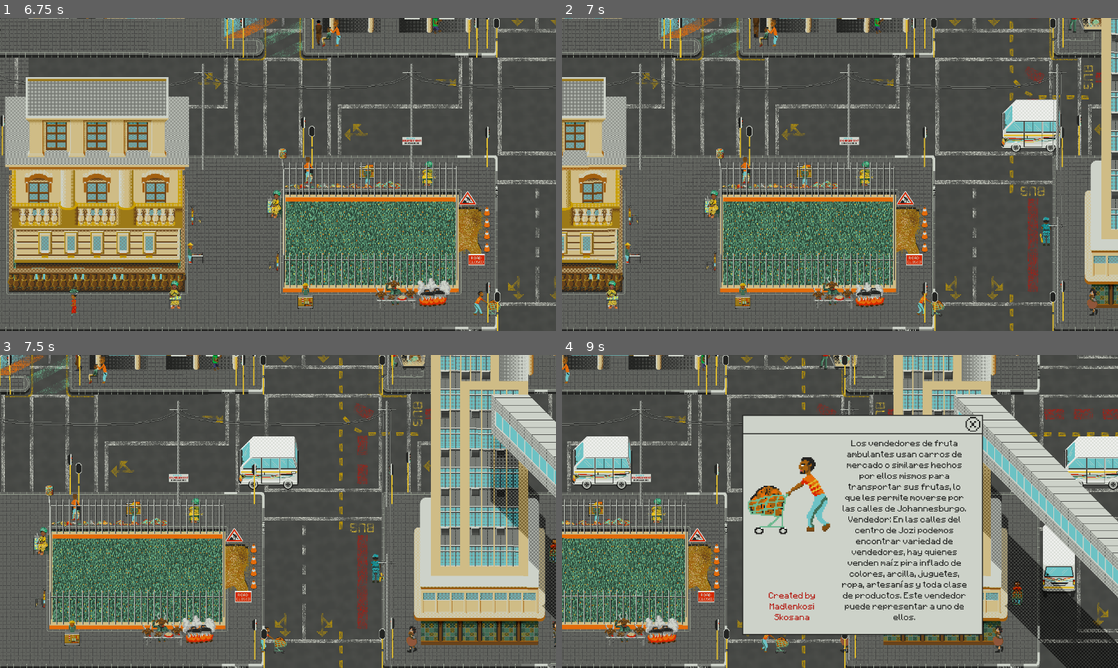
Above: before the commit, frames 1-4 (two rows, left to right).
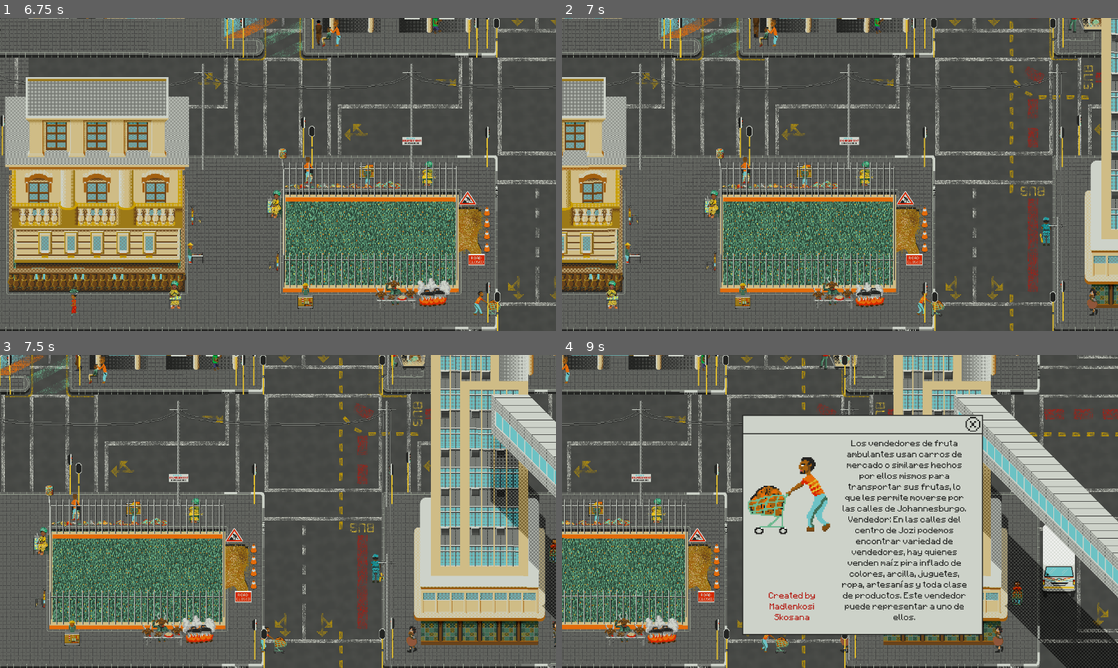
Above: after the commit, the same moments.

Repository: mapedorr/johanessburg_streets
Game: Godot game, scene res://src/Main.tscn
Same seed, same stepped clock (60 frames per second), same inputs: the game is played once before the commit and once after it.
Inputs (mouse positions are in pixels of both pictures, inside the frame that each line leads up to):
- Up to frame 1 (6.75 s): drag from (294, 246) to (278, 174) at 0.52 s; drag from (5, 309) to (261, 102) at 1.27 s; move the mouse to (405, 302) at 2.02 s; hold Up (quentincaffeino_console_history_up) 2.03-2.75 s; click (405, 302) at 2.17 s; drag from (555, 140) to (444, 252) at 2.77 s; drag from (522, 293) to (511, 168) at 3.52 s; drag from (405, 252) to (505, 168) at 4.27 s; move the mouse to (539, 33) at 5.02 s; hold Down (quentincaffeino_console_history_down) 5.03-5.75 s; click (539, 33) at 5.17 s; drag from (517, 168) to (372, 296) at 5.77 s; drag from (544, 299) to (355, 168) at 6.52 s
- Up to frame 2 (7 s): no input
- Up to frame 3 (7.5 s): drag from (517, 358) to (194, 370) at 7.27 s
- Up to frame 4 (9 s): move the mouse to (1017, 564) at 8.02 s; hold Down (quentincaffeino_console_history_down) 8.03-8.75 s; click (1017, 564) at 8.17 s; drag from (840, 555) to (567, 470) at 8.77 s

Frame 1 is identical in both runs. In frame 2, 1.5% of the frame differs, in the area x 79-90%, y 26-43%; in frame 3, 1.6%; in frame 4, 2.9%, in the area x 1-100%, y 26-44%.

Commit message:
Agregados comentarios para que Ana entienda el código
Se disminuyen la cantidad de taxis a 10.

Diff:
--- a/project.godot
+++ b/project.godot
@@ -80,22 +80,22 @@
 
 quentincaffeino_console_toggle={
 "deadzone": 0.5,
-"events": [ Object(InputEventKey,"resource_local_to_scene":false,"resource_name":"","device":0,"alt":true,"shift":false,"control":false,"meta":false,"command":false,"pressed":false,"scancode":67,"unicode":0,"echo":false,"script":null)
+"events": [ Object(InputEventKey,"resource_local_to_scene":false,"resource_name":"","device":0,"alt":true,"shift":false,"control":false,"meta":false,"command":false,"pressed":false,"scancode":67,"physical_scancode":0,"unicode":0,"echo":false,"script":null)
  ]
 }
 quentincaffeino_console_autocomplete={
 "deadzone": 0.5,
-"events": [ Object(InputEventKey,"resource_local_to_scene":false,"resource_name":"","device":0,"alt":false,"shift":false,"control":false,"meta":false,"command":false,"pressed":false,"scancode":16777218,"unicode":0,"echo":false,"script":null)
+"events": [ Object(InputEventKey,"resource_local_to_scene":false,"resource_name":"","device":0,"alt":false,"shift":false,"control":false,"meta":false,"command":false,"pressed":false,"scancode":16777218,"physical_scancode":0,"unicode":0,"echo":false,"script":null)
  ]
 }
 quentincaffeino_console_history_up={
 "deadzone": 0.5,
-"events": [ Object(InputEventKey,"resource_local_to_scene":false,"resource_name":"","device":0,"alt":false,"shift":false,"control":false,"meta":false,"command":false,"pressed":false,"scancode":16777232,"unicode":0,"echo":false,"script":null)
+"events": [ Object(InputEventKey,"resource_local_to_scene":false,"resource_name":"","device":0,"alt":false,"shift":false,"control":false,"meta":false,"command":false,"pressed":false,"scancode":16777232,"physical_scancode":0,"unicode":0,"echo":false,"script":null)
  ]
 }
 quentincaffeino_console_history_down={
 "deadzone": 0.5,
-"events": [ Object(InputEventKey,"resource_local_to_scene":false,"resource_name":"","device":0,"alt":false,"shift":false,"control":false,"meta":false,"command":false,"pressed":false,"scancode":16777234,"unicode":0,"echo":false,"script":null)
+"events": [ Object(InputEventKey,"resource_local_to_scene":false,"resource_name":"","device":0,"alt":false,"shift":false,"control":false,"meta":false,"command":false,"pressed":false,"scancode":16777234,"physical_scancode":0,"unicode":0,"echo":false,"script":null)
  ]
 }
 
--- a/src/Characters/Pedestrian4/Pedestrian4.tscn
+++ b/src/Characters/Pedestrian4/Pedestrian4.tscn
@@ -6,6 +6,38 @@
 [sub_resource type="AtlasTexture" id=1]
 atlas = ExtResource( 2 )
 region = Rect2( 130, 350, 26, 70 )
+
+[sub_resource type="AtlasTexture" id=19]
+atlas = ExtResource( 2 )
+region = Rect2( 0, 210, 26, 70 )
+
+[sub_resource type="AtlasTexture" id=20]
+atlas = ExtResource( 2 )
+region = Rect2( 26, 210, 26, 70 )
+
+[sub_resource type="AtlasTexture" id=21]
+atlas = ExtResource( 2 )
+region = Rect2( 52, 210, 26, 70 )
+
+[sub_resource type="AtlasTexture" id=22]
+atlas = ExtResource( 2 )
+region = Rect2( 78, 210, 26, 70 )
+
+[sub_resource type="AtlasTexture" id=23]
+atlas = ExtResource( 2 )
+region = Rect2( 104, 210, 26, 70 )
+
+[sub_resource type="AtlasTexture" id=24]
+atlas = ExtResource( 2 )
+region = Rect2( 130, 210, 26, 70 )
+
+[sub_resource type="AtlasTexture" id=25]
+atlas = ExtResource( 2 )
+region = Rect2( 0, 280, 26, 70 )
+
+[sub_resource type="AtlasTexture" id=26]
+atlas = ExtResource( 2 )
+region = Rect2( 26, 280, 26, 70 )
 
 [sub_resource type="AtlasTexture" id=2]
 atlas = ExtResource( 2 )
@@ -43,6 +75,10 @@
 atlas = ExtResource( 2 )
 region = Rect2( 52, 70, 26, 70 )
 
+[sub_resource type="AtlasTexture" id=27]
+atlas = ExtResource( 2 )
+region = Rect2( 52, 280, 26, 70 )
+
 [sub_resource type="AtlasTexture" id=11]
 atlas = ExtResource( 2 )
 region = Rect2( 78, 280, 26, 70 )
@@ -75,47 +111,16 @@
 atlas = ExtResource( 2 )
 region = Rect2( 104, 350, 26, 70 )
 
-[sub_resource type="AtlasTexture" id=19]
-atlas = ExtResource( 2 )
-region = Rect2( 0, 210, 26, 70 )
-
-[sub_resource type="AtlasTexture" id=20]
-atlas = ExtResource( 2 )
-region = Rect2( 26, 210, 26, 70 )
-
-[sub_resource type="AtlasTexture" id=21]
-atlas = ExtResource( 2 )
-region = Rect2( 52, 210, 26, 70 )
-
-[sub_resource type="AtlasTexture" id=22]
-atlas = ExtResource( 2 )
-region = Rect2( 78, 210, 26, 70 )
-
-[sub_resource type="AtlasTexture" id=23]
-atlas = ExtResource( 2 )
-region = Rect2( 104, 210, 26, 70 )
-
-[sub_resource type="AtlasTexture" id=24]
-atlas = ExtResource( 2 )
-region = Rect2( 130, 210, 26, 70 )
-
-[sub_resource type="AtlasTexture" id=25]
-atlas = ExtResource( 2 )
-region = Rect2( 0, 280, 26, 70 )
-
-[sub_resource type="AtlasTexture" id=26]
-atlas = ExtResource( 2 )
-region = Rect2( 26, 280, 26, 70 )
-
-[sub_resource type="AtlasTexture" id=27]
-atlas = ExtResource( 2 )
-region = Rect2( 52, 280, 26, 70 )
-
 [sub_resource type="SpriteFrames" id=28]
 animations = [ {
 "frames": [ SubResource( 1 ) ],
 "loop": false,
 "name": "idle",
+"speed": 5.0
+}, {
+"frames": [ SubResource( 19 ), SubResource( 20 ), SubResource( 21 ), SubResource( 22 ), SubResource( 23 ), SubResource( 24 ), SubResource( 25 ), SubResource( 26 ) ],
+"loop": true,
+"name": "move_up",
 "speed": 5.0
 }, {
 "frames": [ SubResource( 2 ), SubResource( 3 ), SubResource( 4 ), SubResource( 5 ), SubResource( 6 ), SubResource( 7 ), SubResource( 8 ), SubResource( 9 ) ],
@@ -128,19 +133,14 @@
 "name": "idle_down",
 "speed": 5.0
 }, {
+"frames": [ SubResource( 27 ) ],
+"loop": false,
+"name": "idle_up",
+"speed": 5.0
+}, {
 "frames": [ SubResource( 11 ), SubResource( 12 ), SubResource( 13 ), SubResource( 14 ), SubResource( 15 ), SubResource( 16 ), SubResource( 17 ), SubResource( 18 ) ],
 "loop": true,
 "name": "move",
-"speed": 5.0
-}, {
-"frames": [ SubResource( 19 ), SubResource( 20 ), SubResource( 21 ), SubResource( 22 ), SubResource( 23 ), SubResource( 24 ), SubResource( 25 ), SubResource( 26 ) ],
-"loop": true,
-"name": "move_up",
-"speed": 5.0
-}, {
-"frames": [ SubResource( 27 ) ],
-"loop": false,
-"name": "idle_up",
 "speed": 5.0
 } ]
 
@@ -148,9 +148,7 @@
 radius = 11.4069
 height = 42.0588
 
-[node name="Pedestrian4" groups=[
-"Pedestrians",
-] instance=ExtResource( 1 )]
+[node name="Pedestrian4" groups=["Pedestrians"] instance=ExtResource( 1 )]
 input_pickable = true
 speed = 40.0
 character_name = "Pedestrian"
@@ -163,6 +161,3 @@
 [node name="CollisionShape2D" parent="." index="2"]
 position = Vector2( 0, -32 )
 shape = SubResource( 29 )
-
-[node name="PopupAnimatedSprite" parent="." index="3"]
-visible = false
--- a/src/Johannesburg/Johannesburg.gd
+++ b/src/Johannesburg/Johannesburg.gd
@@ -1,6 +1,8 @@
 extends Node2D
 #warning-ignore-all:return_value_discarded
 
+# Guardar las referencias a los nodos de la escena para usarlos en los cálculos
+# de la lógica del juego.
 onready var _pedestrians_routes: Node2D = find_node('PedestriansRoutes')
 onready var _taxis_routes: Node2D = find_node('TaxisRoutes')
 onready var _characters_group: YSort = find_node('Characters')
@@ -8,6 +10,7 @@
 onready var _traffic_lights_timer: Timer = find_node('TrafficLightsTimer')
 onready var _traffic_lights: YSort = find_node('TrafficLights')
 
+# La referencia a los taxis que se pueden poner a andar por la ciudad.
 var _taxis := [
 	preload('res://src/Characters/Taxi/TaxiWhite.tscn'),
 	preload('res://src/Characters/Taxi/Taxi.tscn'),
@@ -16,30 +19,42 @@
 ]
 # Mapa de rutas y sus puntos
 var _routes_points := {}
+# Mapa de uniones de las cuadras
 var _routes_join := {}
+# Se usará para saber si en un punto de semáforo ya hay otro personaje esperando
 var _characters_in_point := {}
 
 
 # ░░░░░░░░░░░░░░░░░░░░░░░░░░░░░░░░░░░░░░░░░░░░░░░░░░░░░░░░ métodos de Godot ░░░░
 func _ready() -> void:
+	# Recorre las rutas de los peatones, y guarda una referencia a los puntos
+	# de cada cuadra.
 	for p in _pedestrians_routes.get_children():
 		if p.is_exclusive:
 			continue
 
+		# Esto hace que ignore los cruces.
 		if p.name.find('-') > -1:
 			continue
 
+		# Para cada cuadra (p. ej. B1) guarda un arreglo del 0 al 3.
 		_routes_points[p.name] = range((p as Path2D).curve.get_point_count())
 
-		# Recorrer los puntos de la ruta para ir creando el diccionario de
-		# conexión de rutas
+		# Recorrer los puntos de la cuadra para ir creando el diccionario de
+		# conexión de cuadras
 		for idx in _routes_points[p.name]:
 			var point_string := str((p as Path2D).curve.get_point_position(idx))
 
 			if not _routes_join.has(point_string):
+				# Guarda la coordenada de un punto dentro de la cuadra y lo
+				# relaciona con el cruce con el que coincide.
 				_routes_join[point_string] = {}
 				_routes_join[point_string][p.name] = idx
 
+	# Aquí se guarda la cuadra como una de las posibles rutas a tomar en los
+	# puntos de cruce de la misma cuadra. Esto se hizo para que entre las opciones
+	# de lo que hacen los personajes al llegar a un punto con cruce, estuviera
+	# la de darle la vuelta a la cuadra por donde ya venían caminando.
 	for p in _pedestrians_routes.get_children():
 		if p.is_exclusive:
 			continue
@@ -53,10 +68,12 @@
 			if _routes_join.has(point_string):
 				_routes_join[point_string][p.name] = point_idx
 
+	# Aquí nos conectamos a la señal de que cada semáforo cambio de color.
 	for tl in _traffic_lights.get_children():
 		if tl is TrafficLight:
 			(tl as TrafficLight).connect('state_changed', self, '_cross')
 
+	# Esto es lo que hace que los semáforos cambien de color cada X segundos.
 	_traffic_lights_timer.connect('timeout', self, '_change_traffic_lights')
 
 	# Que comience la fiesta
@@ -64,6 +81,8 @@
 
 
 # ░░░░░░░░░░░░░░░░░░░░░░░░░░░░░░░░░░░░░░░░░░░░░░░░░░░░░░░░ métodos privados ░░░░
+# Esta función hace que todos los taxis y los personajes se ubiequen en una ruta
+# y empiecen a andar la ciudad.
 func _start() -> void:
 	for c in _characters_group.get_children():
 		var character: Character = c
@@ -77,7 +96,7 @@
 		if character.target_route:
 			route = character.target_route
 		else:
-			# Escoger una ruta al azar para empezar a caminar
+			# Escoger una cuadra al azar para empezar a caminar
 			var routes: Array = _routes_points.keys()
 
 			for path in character.blocks_to_ignore:
@@ -118,16 +137,25 @@
 				autostart = false
 
 		if autostart:
+			# Aquí se calcula el índice del punto al que se va a mover el
+			# personaje.
 			character.target_point_idx = _get_target_point_in_route(
 				starting_point, route.curve
 			)
+			# Y aquí, el personaje empieza a caminar hacia la coordenada del punto
+			# al que decidió moverse.
 			character.move_to(
 				route.curve.get_point_position(character.target_point_idx)
 			)
 
 		if not character.target_route:
+			# Aquí se elimina el punto que escogió el personaje para arrancar de
+			# la lista de posibles puntos donde pueden arrancar los demás
+			# personajes.
 			(_routes_points[route.name] as Array).remove(starting_point)
 
+			# Si la cuadra se quedó sin puntos, se elimina de la lista de posibles
+			# cuadras a tomar para arrancar.
 			if _routes_points[route.name].empty():
 				_routes_points.erase(route.name)
 
@@ -135,7 +163,7 @@
 
 	# Crear X taxis
 	var whites_count := 0
-	for i in range(30):
+	for i in range(10):
 		var taxi: Character
 
 		if whites_count <= 4:
--- a/src/Johannesburg/Johannesburg.tscn
+++ b/src/Johannesburg/Johannesburg.tscn
@@ -72,7 +72,7 @@
 
 [sub_resource type="Curve2D" id=1]
 _data = {
-"points": PoolVector2Array( 0, 0, 0, 0, -1349, -764, 0, 0, 0, 0, -1349, -428, 0, 0, 0, 0, -928, -428, 0, 0, 0, 0, -863, -428, 0, 0, 0, 0, -863, -764 )
+"points": PoolVector2Array( 0, 0, 0, 0, -1349, -764, 0, 0, 0, 0, -1349, -428, 0, 0, 0, 0, -962, -428, 0, 0, 0, 0, -863, -428, 0, 0, 0, 0, -863, -764 )
 }
 
 [sub_resource type="Curve2D" id=2]
